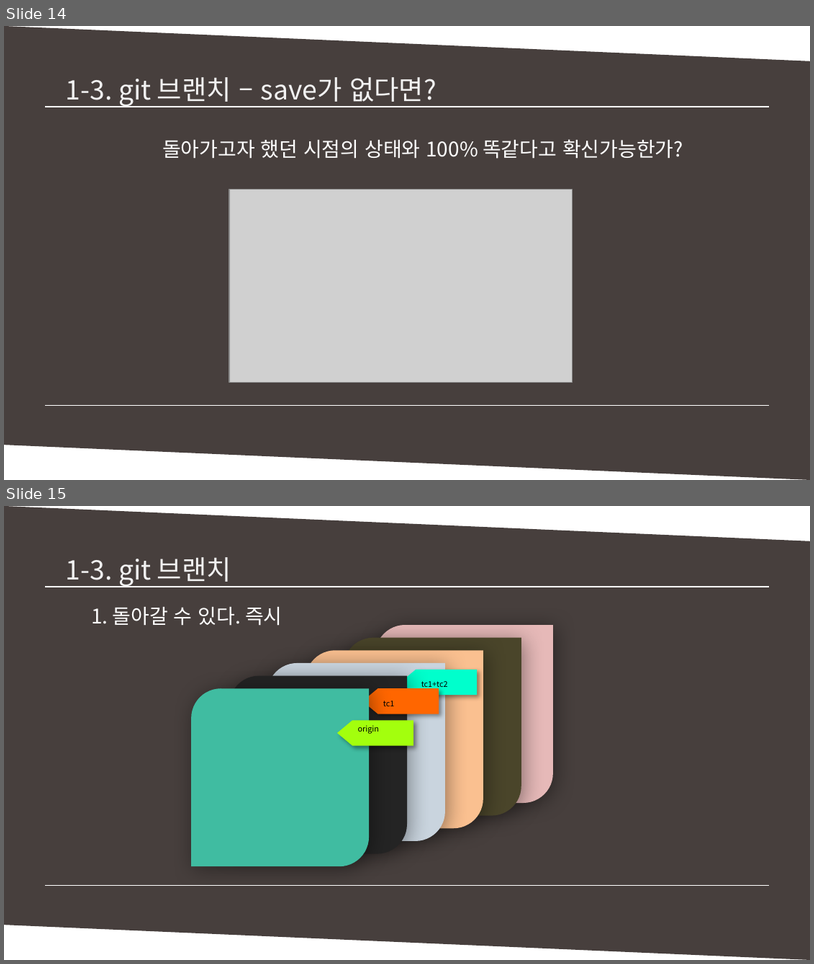
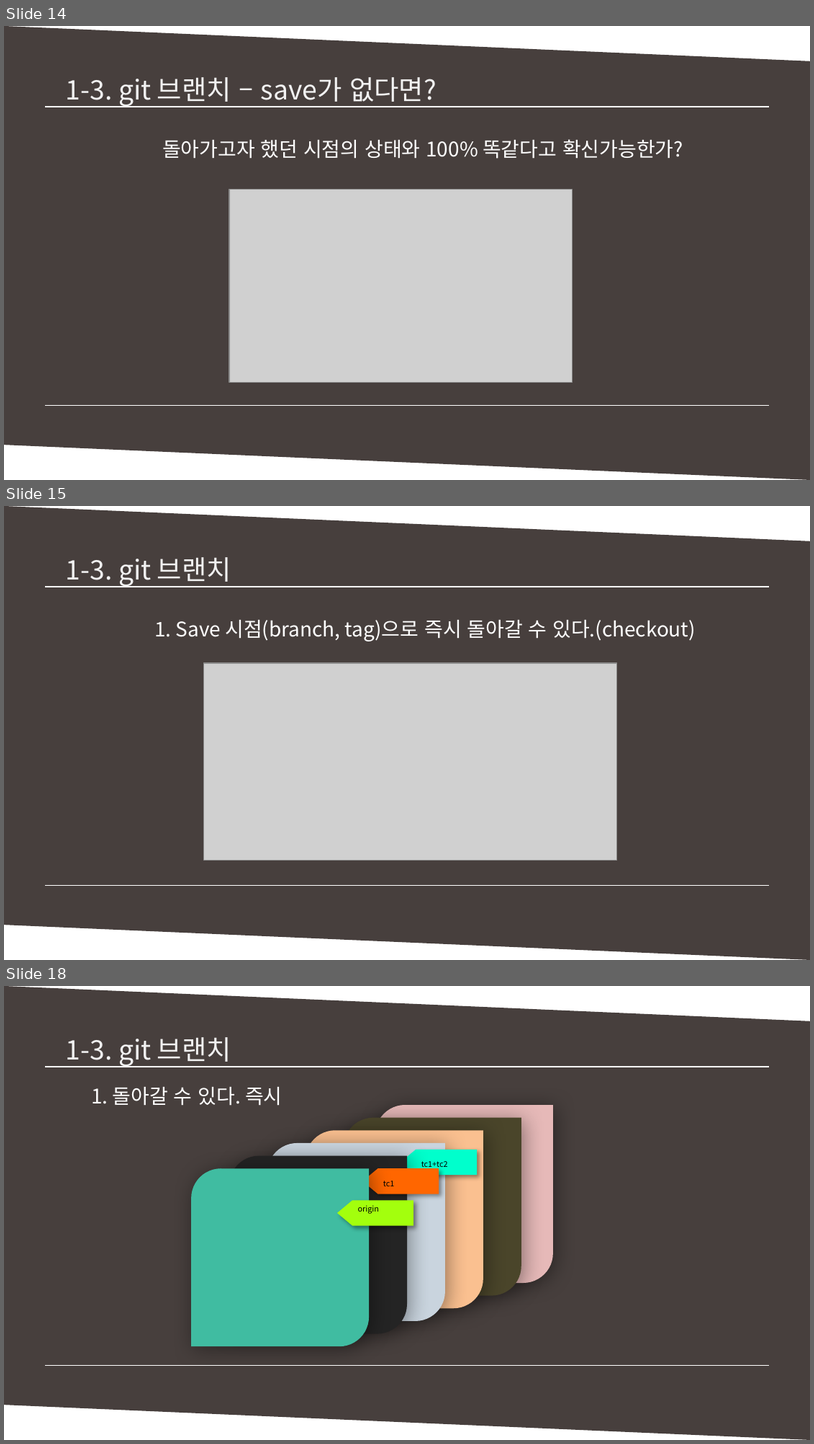
Before and after one commit to MinSikMoon/pptgit, a slide deck: git발표.pptx. Shown one above the other, each under a label of ours: slides 14 and 15 before the commit, slides 14, 15 and 18 after it; the slides between them are not shown. The pictures are 814x964 and 814x1444 pixels, drawn with LibreOffice and Linux fonts; fonts in the diff are those of the drawing; grey boxes stand for pictures. Boxes give left, top, right and bottom in pixels: in the first picture for what was removed or moved away, otherwise in the second. Text is boxed around its words. In the diff, an @@ line names an element or a change of style, - is before the commit and + after.

```diff
--- a/git발표.pptx
+++ b/git발표.pptx
@@ slide 15 added at (4,506,810,960), background #FFFFFF @@
@@ parallelogram added at (4,506,810,959), fill #473F3D @@
@@ text added at (66,557,232,587), 24 pt, text #F2F2F2 @@
+1-3. git 브랜치
@@ line added from (45, 587) to (769, 587), #FFFFFF 1 pt @@
@@ line added from (52, 587) to (769, 587), #FFFFFF 1 pt @@
@@ text added at (154,620,696,641), 18 pt, text #FFFFFF @@
+1. Save 시점(branch, tag)으로 즉시 돌아갈 수 있다.(checkout)
@@ picture added at (204,663,617,860) @@
@@ line added from (45, 885) to (763, 885), #FFFFFF 1 pt @@
@@ line added from (45, 885) to (769, 885), #FFFFFF 1 pt @@
@@ what was slide 15 is now slide 18 @@
```
Also in this commit, not shown: 1 slide changed, 2 other slides added.
